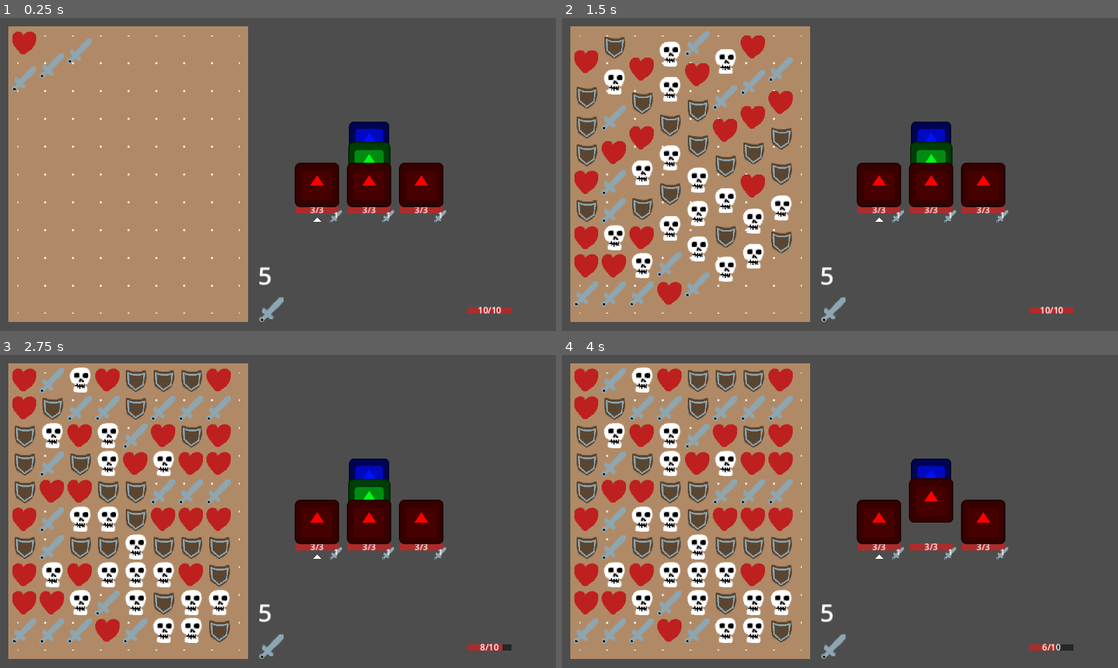
Above: before the commit, frames 1-4 (two rows, left to right).
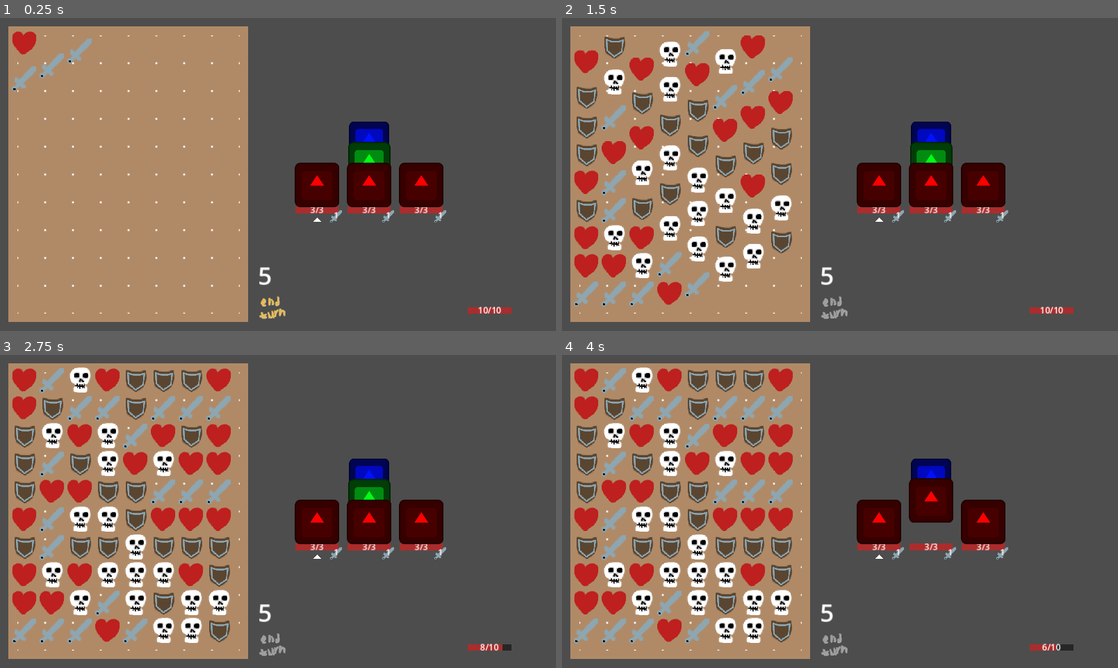
Above: after the commit, the same moments.

Repository: WcOnR/your-mom-is-the-dungeon-lord
Game: Godot game, scene res://game_objects/world.tscn
Same seed, same stepped clock (60 frames per second), same inputs: the game is played once before the commit and once after it. The engine's default icon, where the game draws it, is replaced by a stand-in: a white triangle on a blue panel in a dark square.
Inputs (mouse positions are in pixels of both pictures, inside the frame that each line leads up to):
- Up to frame 1 (0.25 s): no input
- Up to frame 2 (1.5 s): click (834, 309) at 0.5 s; move the mouse to (962, 158) at 1.27 s; press the mouse at (962, 158) at 1.28 s
- Up to frame 3 (2.75 s): move the mouse to (166, 527) at 2.02 s; release the mouse at (166, 527) at 2.03 s; click (166, 527) at 2.1 s
- Up to frame 4 (4 s): tap Enter at 2.75 s; move the mouse to (895, 442) at 2.77 s; press the mouse at (895, 442) at 2.78 s; release the mouse at (895, 442) at 3.5 s; click (834, 646) at 3.5 s

The runs differ from the first frame. In frame 1, 0.2% of the frame differs, in the area x 46-52%, y 88-98%; in frame 2, 0.2%; in frame 3, 0.2%; in frame 4, 0.2%.

Commit message:
update end turn btn

Diff:
--- a/game_objects/gems/sword_hover.tres
+++ /dev/null
@@ -1,8 +0,0 @@
-[gd_resource type="AtlasTexture" load_steps=2 format=3 uid="uid://btxjakvb26lmx"]
-
-[ext_resource type="Texture2D" uid="uid://cqmixf1ud3fcu" path="res://game_objects/gems/gem.png" id="1_6m0w6"]
-
-[resource]
-atlas = ExtResource("1_6m0w6")
-region = Rect2(0, 64, 64, 64)
-margin = Rect2(1, 1, 0, 0)
--- a/game_objects/gems/sword_pessed.tres
+++ /dev/null
@@ -1,8 +0,0 @@
-[gd_resource type="AtlasTexture" load_steps=2 format=3 uid="uid://dkipe5pt23mdi"]
-
-[ext_resource type="Texture2D" uid="uid://cqmixf1ud3fcu" path="res://game_objects/gems/gem.png" id="1_h27th"]
-
-[resource]
-atlas = ExtResource("1_h27th")
-region = Rect2(0, 64, 64, 64)
-margin = Rect2(5, 0, 100, 100)
--- /dev/null
+++ b/ui/end_turn_d.tres
@@ -0,0 +1,7 @@
+[gd_resource type="AtlasTexture" load_steps=2 format=3 uid="uid://b7004064b4sb1"]
+
+[ext_resource type="Texture2D" uid="uid://g55s4ew1j6r" path="res://ui/end_turn.png" id="1_f3i1w"]
+
+[resource]
+atlas = ExtResource("1_f3i1w")
+region = Rect2(0, 64, 64, 64)
--- /dev/null
+++ b/ui/end_turn_h.tres
@@ -0,0 +1,7 @@
+[gd_resource type="AtlasTexture" load_steps=2 format=3 uid="uid://bxhpm62puqc5x"]
+
+[ext_resource type="Texture2D" uid="uid://g55s4ew1j6r" path="res://ui/end_turn.png" id="1_gaf6t"]
+
+[resource]
+atlas = ExtResource("1_gaf6t")
+region = Rect2(64, 0, 64, 64)
--- /dev/null
+++ b/ui/end_turn_n.tres
@@ -0,0 +1,7 @@
+[gd_resource type="AtlasTexture" load_steps=2 format=3 uid="uid://b7r16ea1a2olb"]
+
+[ext_resource type="Texture2D" uid="uid://g55s4ew1j6r" path="res://ui/end_turn.png" id="1_vdcbb"]
+
+[resource]
+atlas = ExtResource("1_vdcbb")
+region = Rect2(0, 0, 64, 64)
--- /dev/null
+++ b/ui/end_turn_p.tres
@@ -0,0 +1,7 @@
+[gd_resource type="AtlasTexture" load_steps=2 format=3 uid="uid://bf2tk05e5ilnh"]
+
+[ext_resource type="Texture2D" uid="uid://g55s4ew1j6r" path="res://ui/end_turn.png" id="1_xajwy"]
+
+[resource]
+atlas = ExtResource("1_xajwy")
+region = Rect2(64, 64, 64, 64)
--- a/ui/hud.tscn
+++ b/ui/hud.tscn
@@ -1,10 +1,11 @@
-[gd_scene load_steps=6 format=3 uid="uid://cfol48c4emuyb"]
+[gd_scene load_steps=7 format=3 uid="uid://cfol48c4emuyb"]
 
 [ext_resource type="Script" path="res://ui/hud.gd" id="1_08ihg"]
 [ext_resource type="PackedScene" uid="uid://1gowrjdv5xvj" path="res://ui/health_ui.tscn" id="1_upqgx"]
-[ext_resource type="Texture2D" uid="uid://gkbl8opd23yh" path="res://game_objects/gems/sword.tres" id="2_tfb1t"]
-[ext_resource type="Texture2D" uid="uid://dkipe5pt23mdi" path="res://game_objects/gems/sword_pessed.tres" id="3_0lkgi"]
-[ext_resource type="Texture2D" uid="uid://btxjakvb26lmx" path="res://game_objects/gems/sword_hover.tres" id="4_yj42k"]
+[ext_resource type="Texture2D" uid="uid://b7r16ea1a2olb" path="res://ui/end_turn_n.tres" id="2_jsbf7"]
+[ext_resource type="Texture2D" uid="uid://bf2tk05e5ilnh" path="res://ui/end_turn_p.tres" id="3_5vpsd"]
+[ext_resource type="Texture2D" uid="uid://bxhpm62puqc5x" path="res://ui/end_turn_h.tres" id="4_tacje"]
+[ext_resource type="Texture2D" uid="uid://b7004064b4sb1" path="res://ui/end_turn_d.tres" id="5_yo3br"]
 
 [node name="Hud" type="Control"]
 layout_mode = 3
@@ -60,9 +61,10 @@
 
 [node name="EndRoundBtn" type="TextureButton" parent="Panel/HBoxContainer/MarginContainer/VBoxContainer/MarginContainer/HBoxContainer2"]
 layout_mode = 2
-texture_normal = ExtResource("2_tfb1t")
-texture_pressed = ExtResource("3_0lkgi")
-texture_hover = ExtResource("4_yj42k")
+texture_normal = ExtResource("2_jsbf7")
+texture_pressed = ExtResource("3_5vpsd")
+texture_hover = ExtResource("4_tacje")
+texture_disabled = ExtResource("5_yo3br")
 
 [node name="HBoxContainer" type="HBoxContainer" parent="Panel/HBoxContainer/MarginContainer/VBoxContainer/MarginContainer"]
 layout_mode = 2
Binary file added: ui/end_turn.png
Not shown, added: ui/end_turn.png.import
